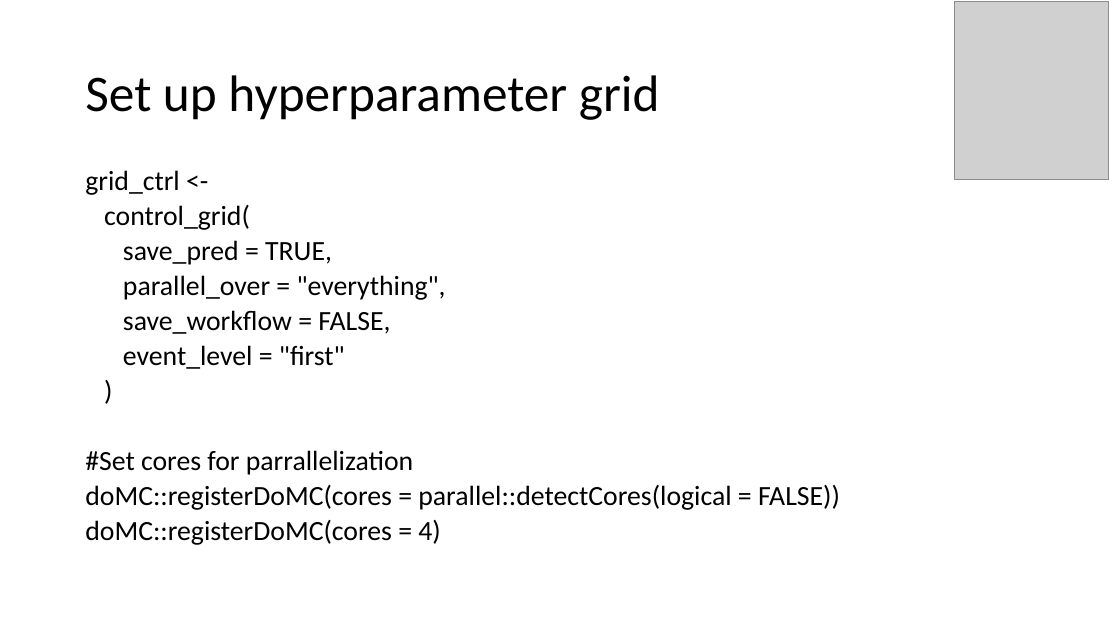
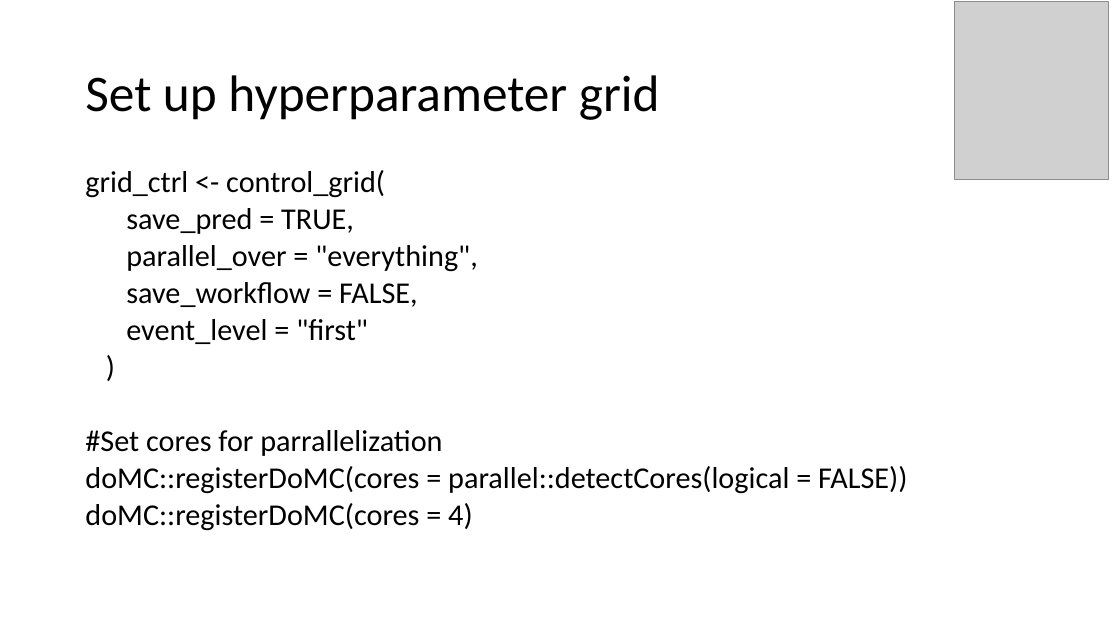
Before and after one commit to The-Kirby-Institute/NLP_Ascend_workshop, a slide deck: slide 15 of Ascend_workshop_coroner_NLP.pptx (slide 13 before the commit). Drawn at 1120x630 pixels with LibreOffice and Linux fonts; fonts in the diff are those of the drawing; grey boxes stand for pictures. Boxes give left, top, right and bottom in pixels: in the first picture for what was removed or moved away, otherwise in the second. Text is boxed around its words. In the diff, an @@ line names an element or a change of style, - is before the commit and + after.

```diff
--- a/Ascend_workshop_coroner_NLP.pptx
+++ b/Ascend_workshop_coroner_NLP.pptx
@@ text at (x1=85, y1=170, x2=385, y2=198): text changed; size 23.8 to 25.9 pt @@
-grid_ctrl <-
-control_grid(
+grid_ctrl <- control_grid(
@@ text at (x1=85, y1=208, x2=907, y2=531): size 23.8 to 25.9 pt in "save_pred = TRUE,", "parallel_over = "everything",", "save_workflow = FALSE,", "event_level = "first"" and 4 more places @@
```
Also in this commit, not shown: 2 other slides changed, 5 slides added, 1 slide removed, 3 other files.
